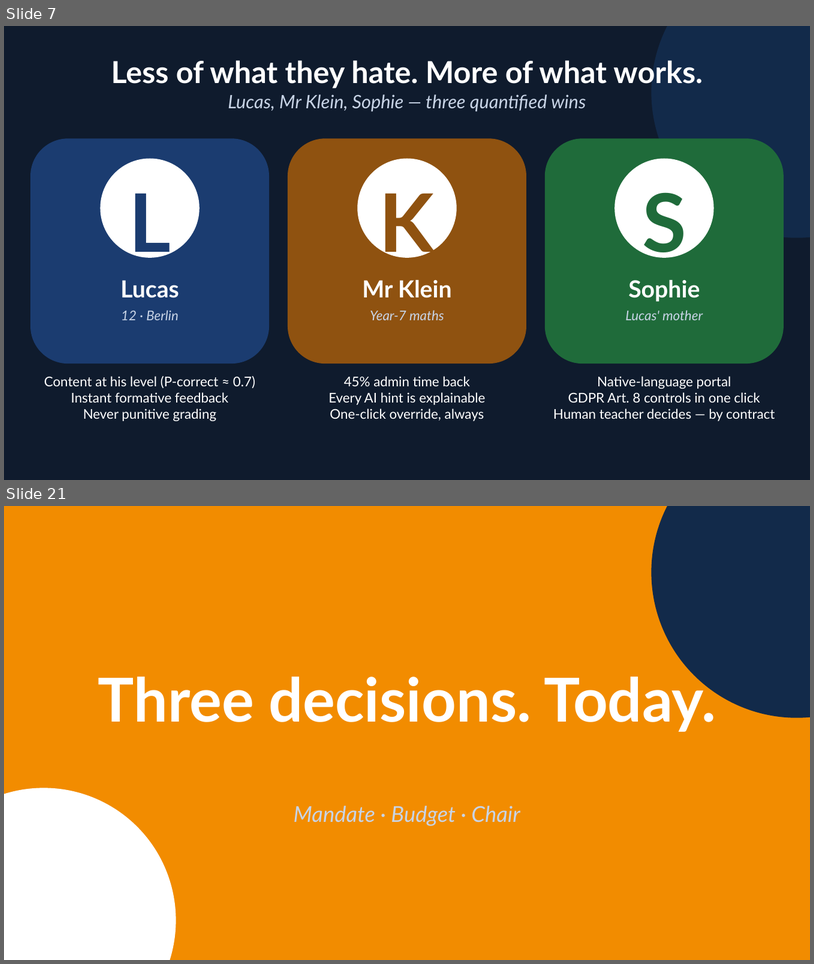
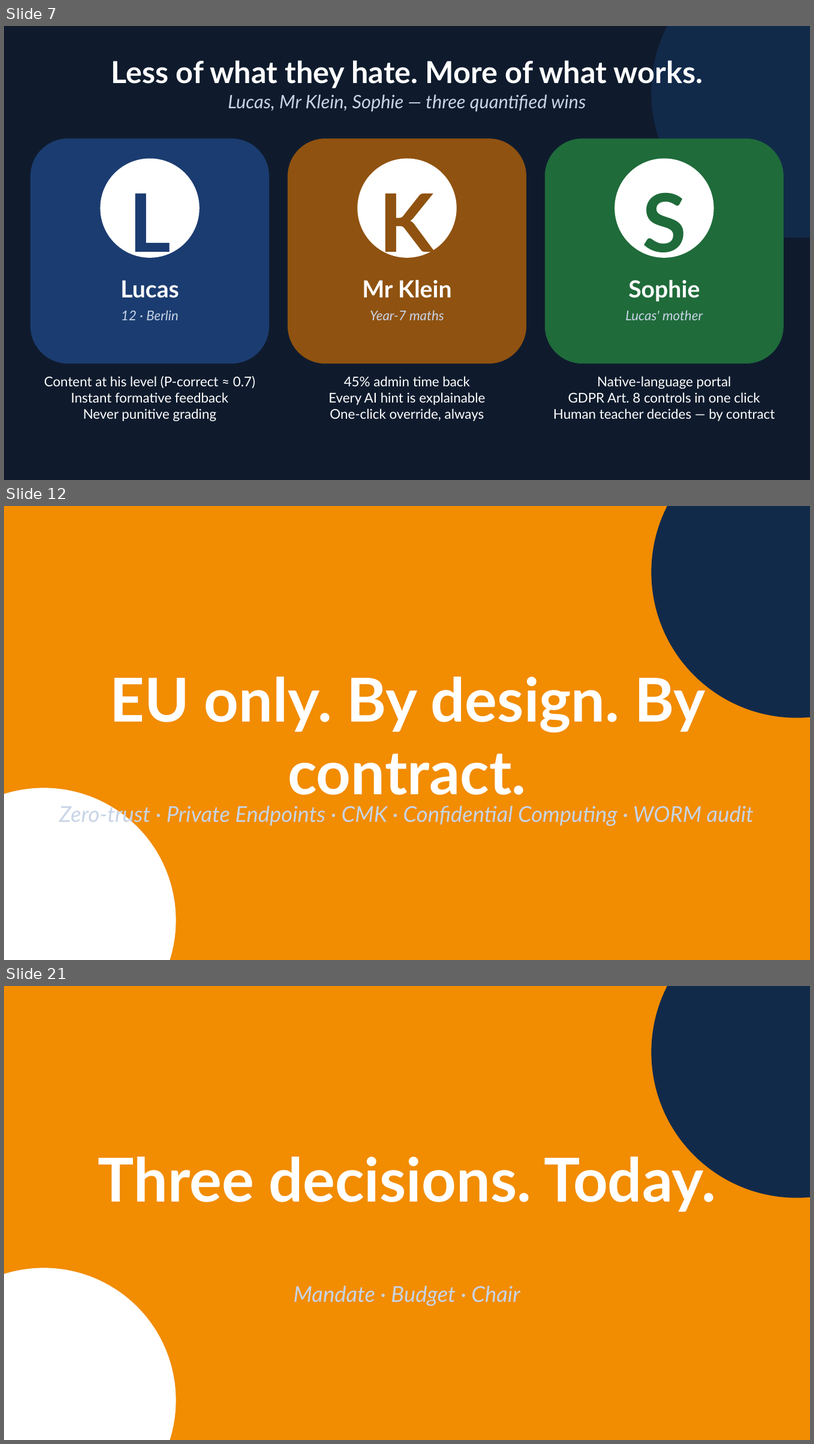
Before and after one commit to EtienneSIG/AMA_Project, a slide deck: Restitution01/build/LearnEU-CXO-Restitution.pptx. Shown one above the other, each under a label of ours: slides 7 and 21 before the commit, slides 7, 12 and 21 after it; the slides between them are not shown. The pictures are 814x964 and 814x1444 pixels, drawn with LibreOffice and Linux fonts; fonts in the diff are those of the drawing; background and template pictures are left out. Boxes give left, top, right and bottom in pixels: in the first picture for what was removed or moved away, otherwise in the second. Text is boxed around its words. In the diff, an @@ line names an element or a change of style, - is before the commit and + after.

```diff
--- a/Restitution01/build/LearnEU-CXO-Restitution.pptx
+++ b/Restitution01/build/LearnEU-CXO-Restitution.pptx
@@ slide 12 added at <box>4,506,810,960</box>, background #091F2C @@
@@ rectangle added at <box>4,506,810,960</box>, fill #F28C00 @@
@@ ellipse added at <box>652,506,810,718</box>, fill #122A4A @@
@@ text added at <box>110,669,705,795</box>, 72 pt, text #FFFFFF, bold @@
+EU only. By design. By contract.
@@ ellipse added at <box>4,788,176,960</box>, fill #FFFFFF @@
@@ text added at <box>59,802,754,826</box>, 26 pt, text #C8D4E6, italic @@
+Zero-trust · Private Endpoints · CMK · Confidential Computing · WORM audit
```
Also in this commit, not shown: 7 slides changed, 5 other slides added, 6 slides removed, 13 other files.
